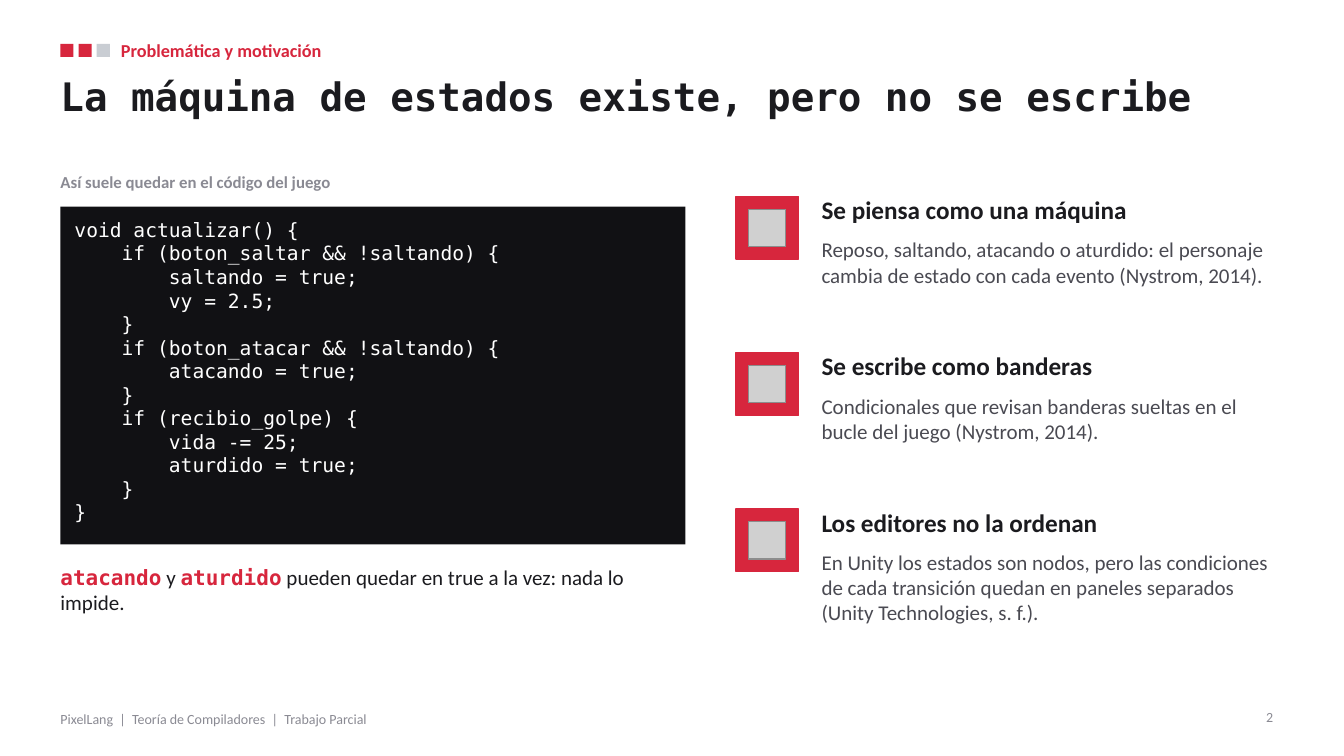
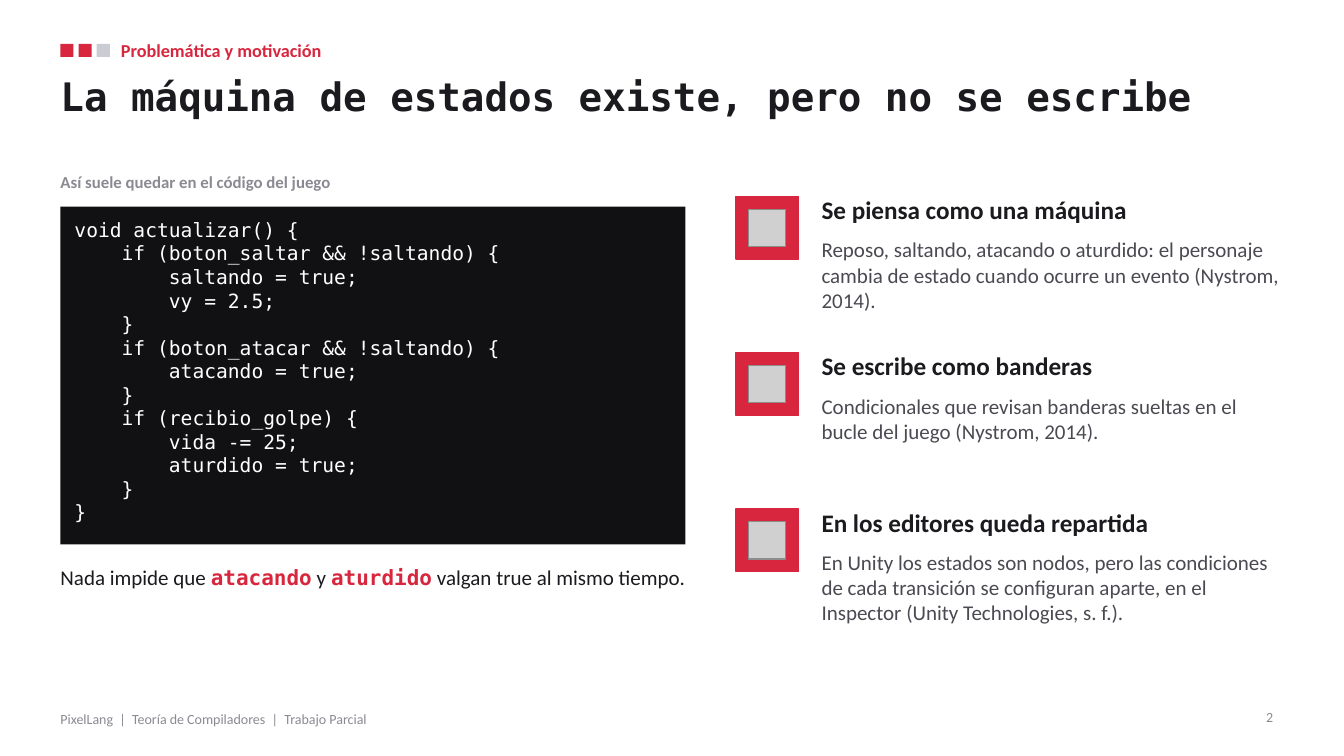
Before and after one commit to DavidRamPari/pixellang, a slide deck: slide 2 of docs/PixelLang_Presentacion.pptx. Drawn at 1344x756 pixels with LibreOffice and Linux fonts; fonts in the diff are those of the drawing; grey boxes stand for pictures. Boxes give left, top, right and bottom in pixels: in the first picture for what was removed or moved away, otherwise in the second. Text is boxed around its words. In the diff, an @@ line names an element or a change of style, - is before the commit and + after.

Commit message:
Revisión final del informe, la presentación y las pruebas
Informe: redacción más formal en la problemática, regla de E03 con las guardas, columnas contadas desde 0, LETRA y DIGITO definidos, nueva referencia de Unity sobre transiciones, q0 con subíndice, flechas que no se parten, derivaciones de G7 en orden y Apéndice D con la salida real de cada prueba. Presentación: criterios del lexer en el orden de ANTLR, objetivos en infinitivo, comandos con el paso de generar el parser y notas corregidas. correr_pruebas.py muestra los errores léxicos con línea y columna, como el driver.

```diff
--- a/docs/PixelLang_Presentacion.pptx
+++ b/docs/PixelLang_Presentacion.pptx
@@ text at [822,242,1278,311]: text changed @@
-Reposo, saltando, atacando o aturdido: el personaje cambia de estado con cada evento (Nystrom, 2014).
+Reposo, saltando, atacando o aturdido: el personaje cambia de estado cuando ocurre un evento (Nystrom, 2014).
@@ text at [822,514,1148,536]: text changed @@
-Los editores no la ordenan
+En los editores queda repartida
@@ text at [60,568,685,589]: text changed @@
-atacando y aturdido pueden quedar en true a la vez: nada lo impide.
+Nada impide que atacando y aturdido valgan true al mismo tiempo.
@@ text at [822,555,1268,624]: text changed @@
-En Unity los estados son nodos, pero las condiciones de cada transición quedan en paneles separados (Unity Technologies, s. f.).
+En Unity los estados son nodos, pero las condiciones de cada transición se configuran aparte, en el Inspector (Unity Technologies, s. f.).
```
Also in this commit, not shown: 7 other slides changed, 4 other files.
